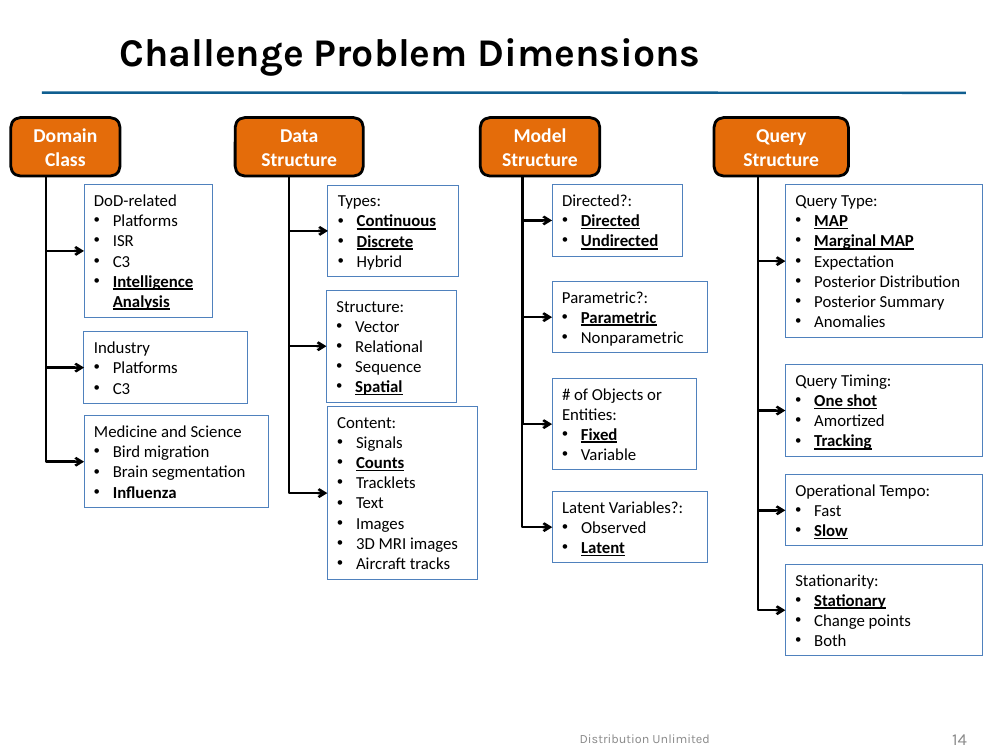
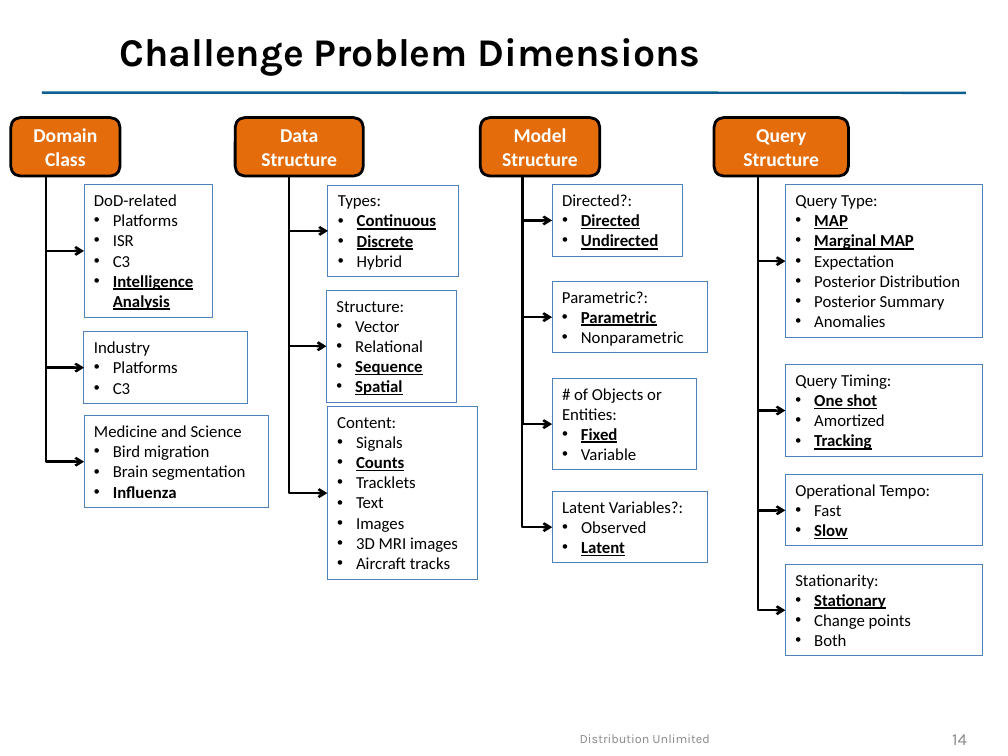
Before and after one commit to max-orhai/ppaml-cp7, a slide deck: slide 14 of problem_statement/Challenge Problem 7-v1.pptx. Drawn at 1008x756 pixels with LibreOffice and Linux fonts; fonts in the diff are those of the drawing; background and template pictures are left out. Boxes give left, top, right and bottom in pixels: in the first picture for what was removed or moved away, otherwise in the second. Text is boxed around its words. In the diff, an @@ line names an element or a change of style, - is before the commit and + after.

```diff
--- a/problem_statement/Challenge Problem 7-v1.pptx
+++ b/problem_statement/Challenge Problem 7-v1.pptx
@@ text in rectangle at (x1=355, y1=361, x2=422, y2=375): bold on, underline on in "Sequence" @@
```
Also in this commit, not shown: 3 other slides changed.
